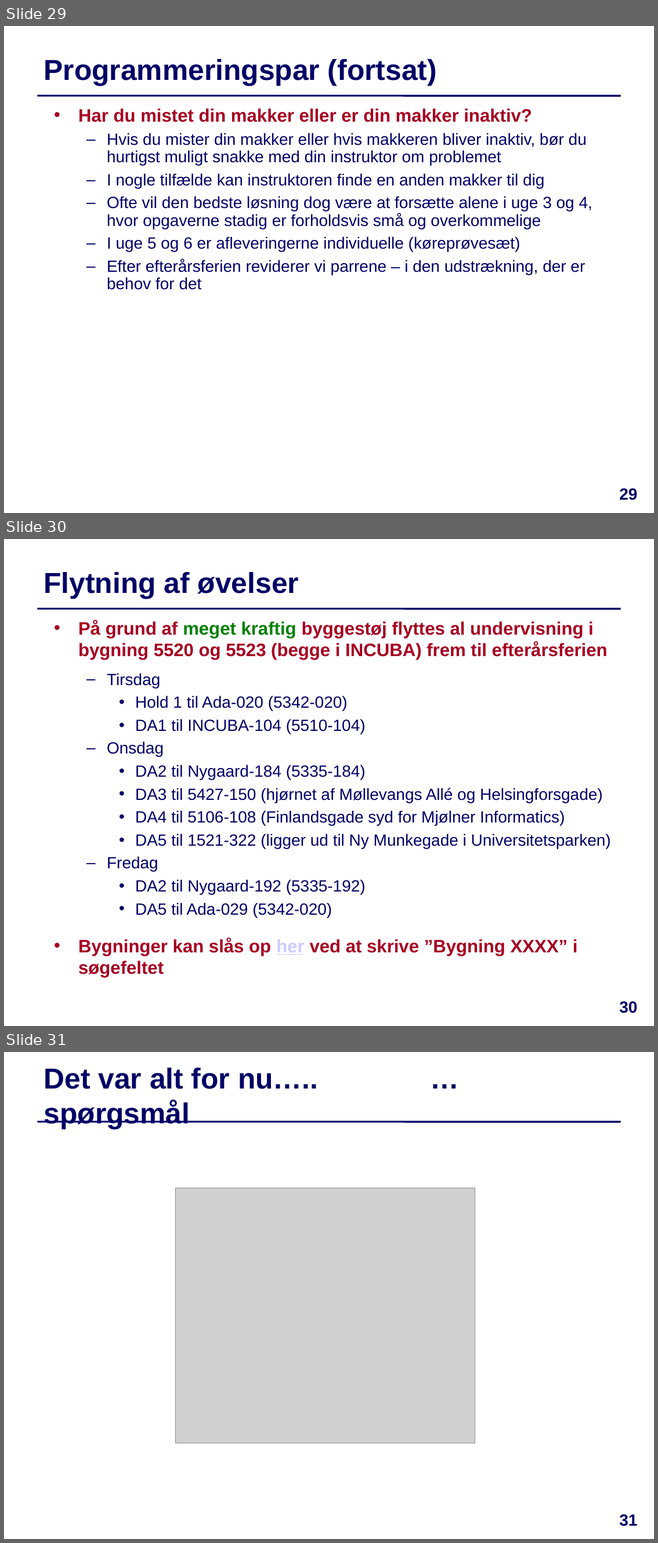
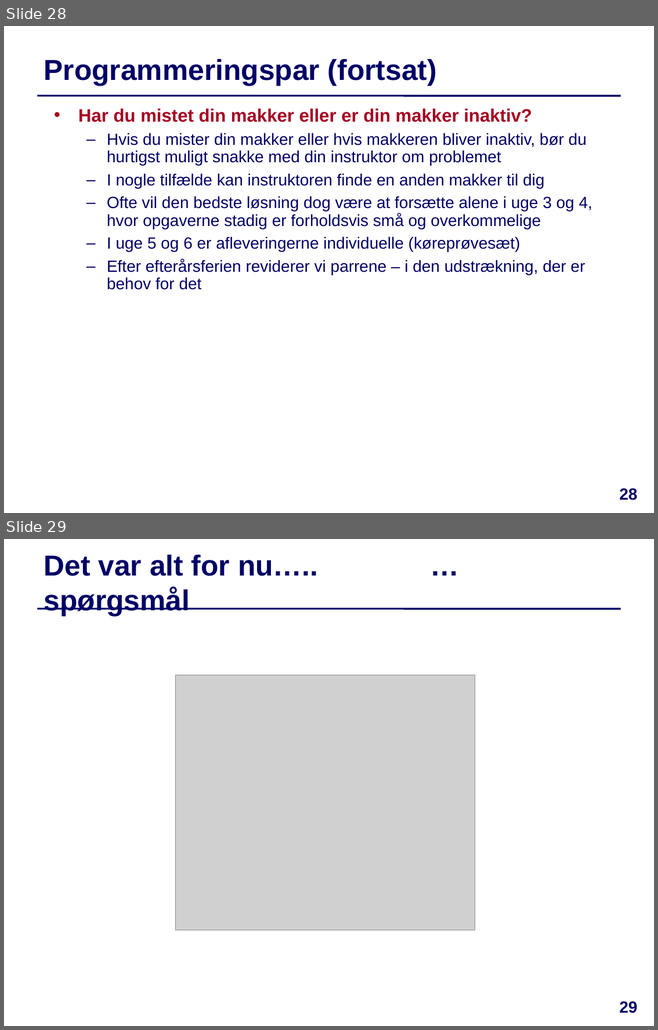
Before and after one commit to IntProgAU/Materiale, a slide deck: web/e24/uge_4a/Slides-Uge4-Mandag.pptx. Shown one above the other, each under a label of ours: slides 29, 30 and 31 before the commit, slides 28 and 29 after it. The pictures are 658x1543 and 658x1030 pixels, drawn with LibreOffice and Linux fonts; fonts in the diff are those of the drawing; grey boxes stand for pictures. Boxes give left, top, right and bottom in pixels: in the first picture for what was removed or moved away, otherwise in the second. Text is boxed around its words. In the diff, an @@ line names an element or a change of style, - is before the commit and + after.

```diff
--- a/web/e24/uge_4a/Slides-Uge4-Mandag.pptx
+++ b/web/e24/uge_4a/Slides-Uge4-Mandag.pptx
@@ slide 30 removed at (x1=4, y1=539, x2=654, y2=1026), background #FFFFFF; not listed: 1 template element that a slide beside it also shows @@
@@ title removed at (x1=44, y1=572, x2=299, y2=599) @@
-Flytning af øvelser
@@ text removed at (x1=78, y1=620, x2=611, y2=977) @@
-• På grund af meget kraftig byggestøj flyttes al undervisning i bygning 5520 og 5523 (begge i INCUBA) frem til efterårsferien
-  – Tirsdag
-    • Hold 1 til Ada-020 (5342-020)
-    • DA1 til INCUBA-104 (5510-104)
-  – Onsdag
-    • DA2 til Nygaard-184 (5335-184)
-    • DA3 til 5427-150 (hjørnet af Møllevangs Allé og Helsingforsgade)
-    • DA4 til 5106-108 (Finlandsgade syd for Mjølner Informatics)
-    • DA5 til 1521-322 (ligger ud til Ny Munkegade i Universitetsparken)
-  – Fredag
-    • DA2 til Nygaard-192 (5335-192)
-    • DA5 til Ada-029 (5342-020)
-• Bygninger kan slås op her ved at skrive ”Bygning XXXX” i søgefeltet
@@ page number removed at (x1=619, y1=1001, x2=637, y2=1013) @@
-30
@@ what was slide 29 is now slide 28 @@
@@ page number at (x1=619, y1=488, x2=637, y2=500): text changed @@
-29
+28
@@ what was slide 31 is now slide 29 @@
@@ page number at (x1=619, y1=1001, x2=637, y2=1013): text changed @@
-31
+29
```
Also in this commit, not shown: 1 slide changed, 1 other slide removed, 3 other files.
